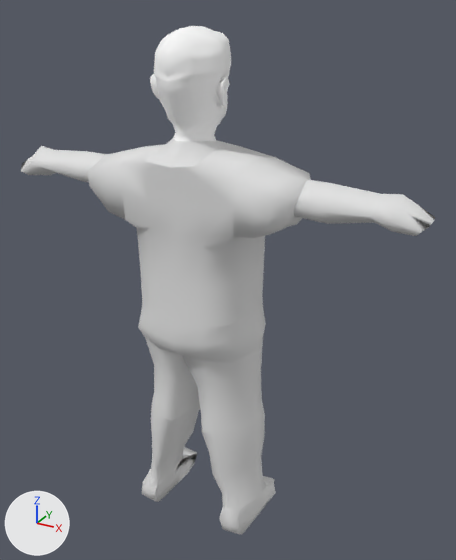
The OBJ model data/models/personagens/logan_completo_final.obj, before and after one commit.
Camera for both pictures: a camera (50 mm lens) standing at (17.5, -28.1, 30.7) and looking at (1.4, 1.3, 16.0). The lights are fixed; the arrows at lower left show +X, +Y and +Z. Where no turn or scale is listed for an object, it has been applied to the vertices.

Names of what the first picture shows: 'ante_d', 'ante_e', 'bacia_d', 'braco_d', 'braco_e', 'cabeca', 'coxa_d', 'coxa_e', 'mao_d', 'mao_e', 'perna_d', 'perna_e', 'tronco'.
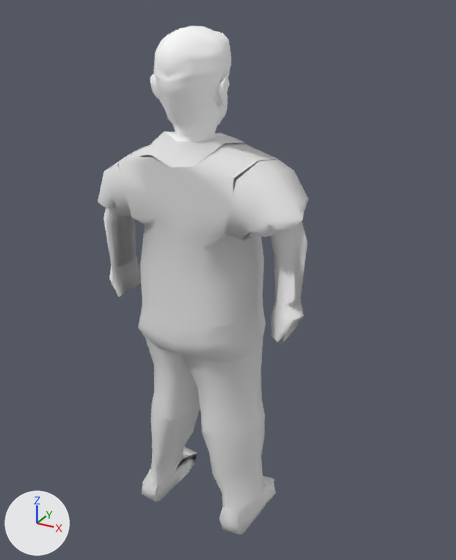
Commit message: Modificacoes no leiame e no logan

Pixel boxes (x1, y1, x2, y2) of what changed, in the pictures (456 x 560 px; the box of a moved part takes in the faces that stretch with it):
'tronco', reshaped: before (120, 144, 273, 328); after (118, 143, 277, 328)
'cabeca', reshaped (11% wider): before (145, 26, 238, 168); after (140, 26, 243, 168)
'ante_d', reshaped (8% wider): before (233, 157, 311, 238); after (224, 159, 308, 240)
'braco_d', reshaped (56% narrower, 89% taller): before (294, 180, 381, 224); after (270, 221, 308, 305)
'mao_d', mesh turned: before (371, 194, 435, 236); after (270, 299, 304, 344)
'braco_e', reshaped: before (41, 150, 105, 182); after (103, 207, 136, 268)
'ante_e', reshaped: before (88, 146, 146, 219); after (98, 148, 168, 216)
'mao_e', mesh turned: before (21, 146, 55, 175); after (110, 257, 141, 297)
part 5 of me_cabeca, moved or reshaped: before (145, 133, 179, 168); after (140, 131, 179, 167)
part 6 of me_cabeca, moved or reshaped: before (195, 135, 238, 166); after (195, 133, 243, 166)
part 9 of me_tronco, moved or reshaped: before (120, 144, 273, 288); after (118, 143, 277, 288)

The change, as a list of edits to the scene's bpy script:
```text
Change me_ante_d:
    remove me_ante_d.from_pydata(...)  # 40 vertices, 32 faces; spans x 3.56..6.44, y -2.3..2.37, z 20.07..23.52
    add me_ante_d.from_pydata(...)  # 40 vertices, 32 faces; spans x 3.1..6.26, y -2.3..2.37, z 19.82..23.43
    me_ante_d part 1: 40 of 40 vertices moved; they spanned x 3.56..6.44, y -2.3..2.37, z 20.07..23.52 and now span x 3.1..6.26, y -2.3..2.37, z 19.82..23.43; mean shift (-0.57, 0.0, -0.8); largest move (6.37, 0.07, 22.91) -> (6.26, 0.07, 20.76)
Change me_ante_e:
    remove me_ante_e.from_pydata(...)  # 32 vertices, 24 faces; spans x -6.04..-2.95, y -2.25..2.41, z 19.86..23.48
    add me_ante_e.from_pydata(...)  # 32 vertices, 24 faces; spans x -5.77..-2.23, y -2.25..2.41, z 20.02..23.38
    me_ante_e part 2: 32 of 32 vertices moved; they spanned x -6.04..-2.95, y -2.25..2.41, z 19.86..23.48 and now span x -5.77..-2.23, y -2.25..2.41, z 20.02..23.38; mean shift (0.6, 0.0, -0.69); largest move (-6.04, 0.13, 22.75) -> (-5.77, 0.13, 20.51)
Change me_braco_d:
    remove me_braco_d.from_pydata(...)  # 24 vertices, 16 faces; spans x 6.15..10.13, y -1.13..1.16, z 20.81..22.85
    add me_braco_d.from_pydata(...)  # 24 vertices, 16 faces; spans x 4.72..6.6, y -1.13..1.16, z 16.29..20.71
    me_braco_d part 3: 24 of 24 vertices moved; they spanned x 6.15..10.13, y -1.13..1.16, z 20.81..22.85 and now span x 4.72..6.6, y -1.13..1.16, z 16.29..20.71; mean shift (-2.35, 0.0, -3.22); largest move (10.08, 0.05, 22.64) -> (6.37, 0.05, 16.47)
Change me_braco_e:
    remove me_braco_e.from_pydata(...)  # 24 vertices, 16 faces; spans x -9.99..-5.5, y -1.13..1.33, z 20.86..22.76
    add me_braco_e.from_pydata(...)  # 24 vertices, 16 faces; spans x -6.21..-4.0, y -1.13..1.33, z 16.26..20.51
    me_braco_e part 4: 24 of 24 vertices moved; they spanned x -9.99..-5.5, y -1.13..1.33, z 20.86..22.76 and now span x -6.21..-4.0, y -1.13..1.33, z 16.26..20.51; mean shift (2.48, 0.0, -3.26); largest move (-9.99, 0.15, 22.59) -> (-5.95, 0.15, 16.26)
Change me_cabeca:
    where me_cabeca.from_pydata(...)  # 5677 vertices, 10817 faces; spans x -2.31..2.07, y -2.28..2.96, z 23.18..29.65
    me_cabeca part 5
    me_cabeca.vertices[0].co: (-0.69, -0.76, 24.24) -> (-1.29, -0.76, 24.61)  # pixel (174, 139) -> pixel (164, 131)
    me_cabeca.vertices[1].co: (-1.23, 0.29, 24.11) -> (-1.76, 0.29, 24.37)  # not seen -> pixel (168, 131)
    me_cabeca.vertices[2].co: (-1.1, -0.23, 24.19) -> (-1.67, -0.23, 24.47)  # pixel (173, 137) -> pixel (164, 131)
    me_cabeca.vertices[3].co: (-1.13, 0.67, 24.02) -> (-1.65, 0.67, 24.31)  # not seen -> pixel (173, 131)
    me_cabeca.vertices[7].co: (-0.99, 0.95, 23.97) -> (-1.52, 0.95, 24.3)
    me_cabeca.vertices[33].co: (-0.73, -2.27, 23.26) -> (-1.13, -2.27, 23.69)  # pixel (157, 164) -> pixel (150, 154)
    me_cabeca.vertices[34].co: (-1.57, 0.11, 23.78) -> (-2.02, 0.11, 23.99)
    me_cabeca.vertices[38].co: (-1.53, -2.26, 23.33) -> (-1.89, -2.26, 23.58)  # pixel (144, 161) -> pixel (138, 155)
    me_cabeca.vertices[39].co: (-1.51, 2.39, 23.43) -> (-1.88, 2.39, 23.68)
    me_cabeca part 6: 9 of 5677 vertices moved; they spanned x 0.45..1.51, y 0.04..2.46, z 23.41..24.19 and now span x 0.88..1.82, y 0.04..2.46, z 23.78..24.48; mean shift (0.39, 0.0, 0.32); largest move (0.45, 1.35, 23.98) -> (0.88, 1.35, 24.38)
Change me_mao_d:
    where me_mao_d.from_pydata(...)  # 24 vertices, 17 faces; spans x 9.96..12.54, y -1.14..1.14, z 20.93..22.75
    me_mao_d part 7: the whole mesh is turned 83.2 degrees about the y axis through its middle, then moved by (-5.54, 0.0, -6.63)
Change me_mao_e:
    where me_mao_e.from_pydata(...)  # 24 vertices, 17 faces; spans x -11.93..-9.75, y -1.11..1.34, z 20.98..22.74
    me_mao_e part 8: the whole mesh is turned -85.7 degrees about the y axis through its middle, then moved by (5.56, 0.0, -6.51)
Change me_tronco:
    remove me_tronco.from_pydata(...)  # 82 vertices, 64 faces; spans x -3.16..4.26, y -2.53..2.92, z 14.49..23.89
    add me_tronco.from_pydata(...)  # 82 vertices, 64 faces; spans x -3.36..3.88, y -2.53..2.92, z 14.49..24.07
    me_tronco part 9: 33 of 82 vertices moved; they spanned x -3.16..4.26, y -2.29..2.51, z 19.18..23.89 and now span x -3.36..3.88, y -2.29..2.51, z 19.61..24.07; mean shift (0.0, 0.0, 0.17); largest move (-1.29, -2.24, 19.18) -> (-0.79, -2.24, 19.8)
```
